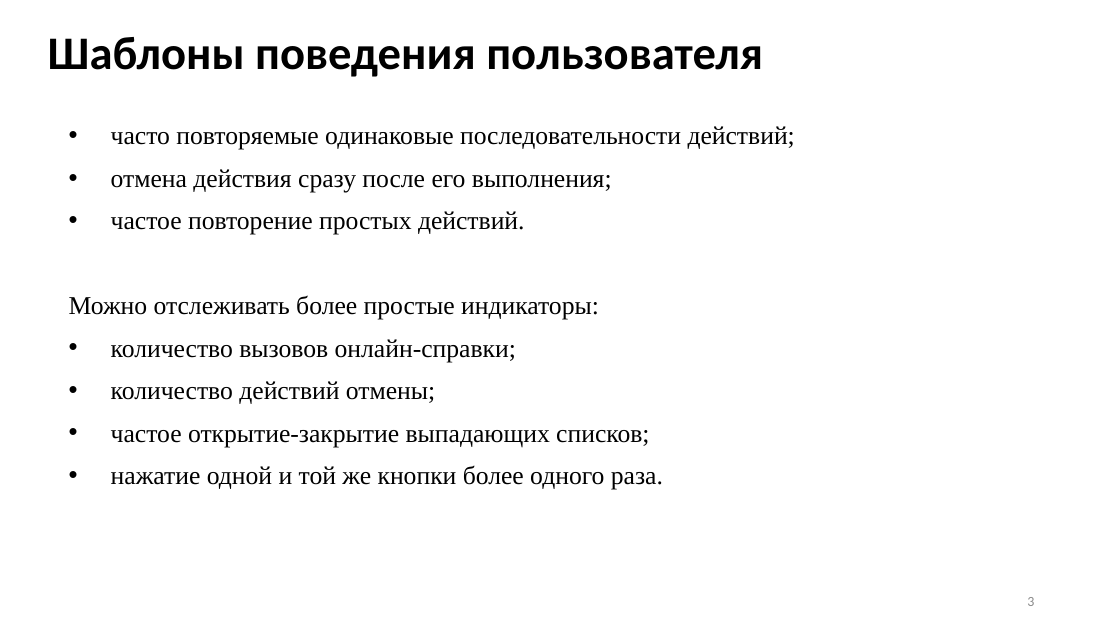
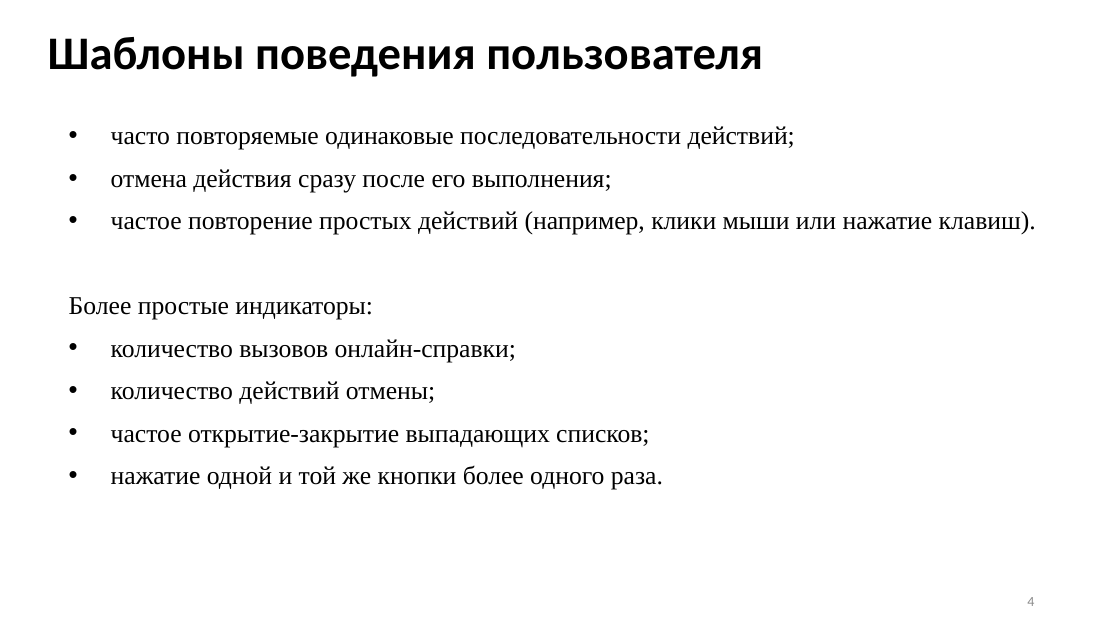
Before and after one commit to Inlucker/7semestr, a slide deck: slide 4 of НИР и ВКР/Презентация/ПронинАС_НИР_презентация.pptx (slide 3 before the commit). Drawn at 1120x630 pixels with LibreOffice and Linux fonts; fonts in the diff are those of the drawing. Boxes give left, top, right and bottom in pixels: in the first picture for what was removed or moved away, otherwise in the second. Text is boxed around its words. In the diff, an @@ line names an element or a change of style, - is before the commit and + after.

```diff
--- a/НИР и ВКР/Презентация/ПронинАС_НИР_презентация.pptx
+++ b/НИР и ВКР/Презентация/ПронинАС_НИР_презентация.pptx
@@ text at [69, 211, 1036, 320]: text changed @@
-• частое повторение простых действий.
-Можно отслеживать более простые индикаторы:
+• частое повторение простых действий (например, клики мыши или нажатие клавиш).
+Более простые индикаторы:
@@ page number at [1027, 597, 1034, 606]: text changed @@
-3
+4
```
Also in this commit, not shown: 6 other slides changed, 3 slides added, 2 slides removed, 1 other file.
